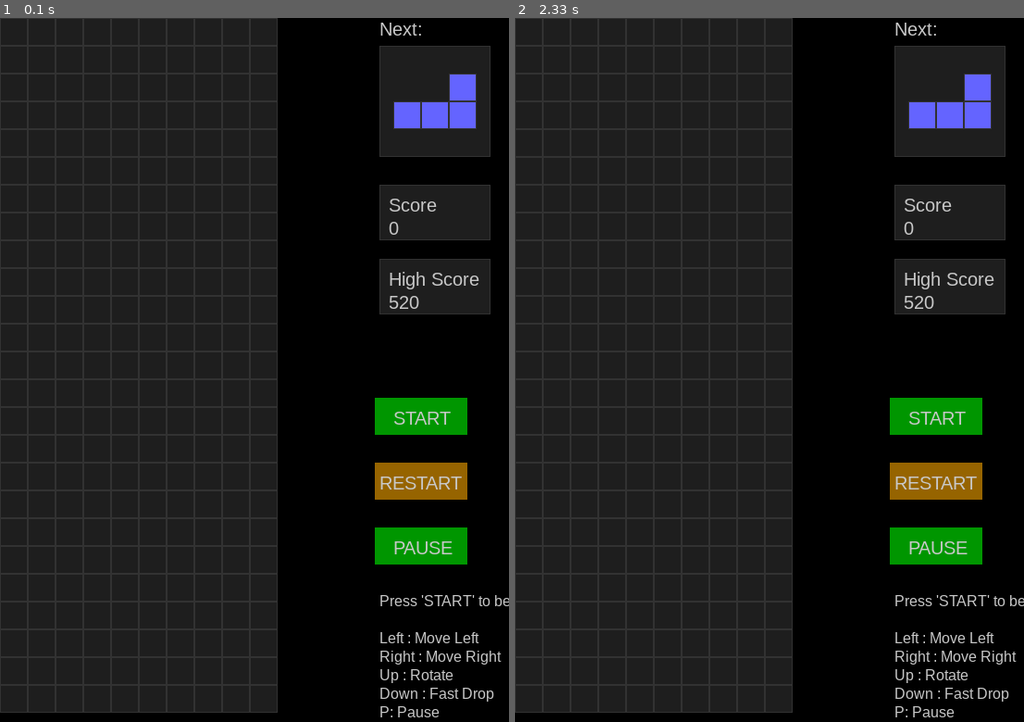
Above: before the commit, frames 1-2 (left to right).
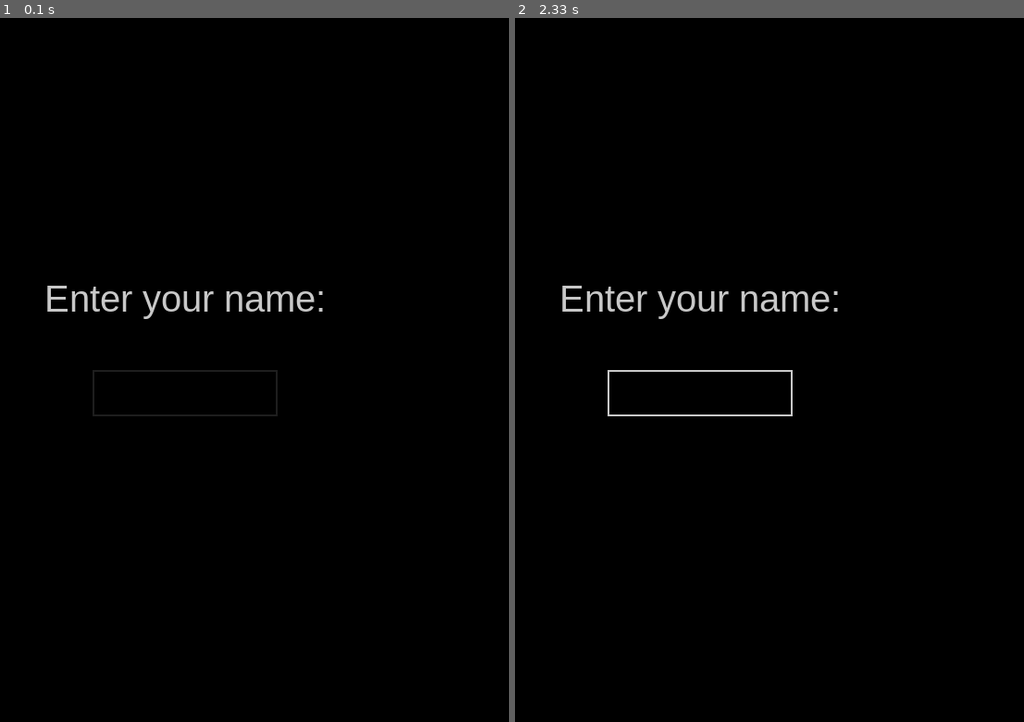
Above: after the commit, the same moments.

Repository: wangj6231/Tetris-by-Pygame
Game: pygame game, started from Tetris.py
Same seed, same stepped clock (60 frames per second), same inputs: the game is played once before the commit and once after it.
Inputs (mouse positions are in pixels of both pictures, inside the frame that each line leads up to):
- Up to frame 1 (0.1 s): no input
- Up to frame 2 (2.33 s): click (698, 391) at 0.38 s; hold Right 0.67-1.13 s; click (932, 348) at 1.27 s; click (698, 391) at 2.15 s

The runs differ from the first frame. In frame 1, 64% of the frame differs, in the area x 0-100%, y 0-100%; in frame 2, 64%.

Commit message:
加入初始頁面讓玩家輸入暱稱

Diff:
--- a/Tetris.py
+++ b/Tetris.py
@@ -49,7 +49,8 @@
         self.shape = [list(row) for row in zip(*self.shape[::-1])]
 
 class Tetris:
-    def __init__(self):
+    def __init__(self, player_name):
+        self.player_name = player_name
         self.grid = [[0] * ROWS for _ in range(COLUMNS)]
         self.current_brick = Brick()
         self.next_brick = Brick()
@@ -163,11 +164,12 @@
         self.start_button_rect = pygame.Rect(WIDTH + 5, HEIGHT // 2 + 30, 100, 40)
         self.restart_button_rect = pygame.Rect(WIDTH + 5, HEIGHT // 2 + 100, 100, 40)
         self.pause_button_rect = pygame.Rect(WIDTH + 5, HEIGHT // 2 + 170, 100, 40)
-        self.preview_pos = (WIDTH + 10, 30)
-        self.score_pos = (WIDTH + 10, 180)
-        self.high_score_pos = (WIDTH + 10, 260)
+        self.preview_pos = (WIDTH + 10, 80)
+        self.score_pos = (WIDTH + 10, 210)
+        self.high_score_pos = (WIDTH + 10, 290)
         self.hint_pos = (WIDTH + 10, HEIGHT // 2 + 240)
         self.controls_pos = (WIDTH + 10, HEIGHT // 2 + 280)
+        self.player_name_pos = (WIDTH + 10, 10)
 
     def draw_grid(self):
         pygame.draw.rect(self.screen, COLORS['border'],
@@ -198,6 +200,8 @@
         font = pygame.font.SysFont("Arial", 20)
         next_text = font.render("Next:", True, COLORS['text'])
         self.screen.blit(next_text, (self.preview_pos[0], self.preview_pos[1] - 30))
+
+        self.draw_player_name()
 
         preview_size = 4 * CELL_SIZE
         preview_rect = pygame.Rect(self.preview_pos[0], self.preview_pos[1],
@@ -263,6 +267,11 @@
         for i, line in enumerate(controls_text):
             text = font.render(line, True, COLORS['text'])
             self.screen.blit(text, (self.controls_pos[0], self.controls_pos[1] + i * 20))
+
+    def draw_player_name(self):
+        font = pygame.font.SysFont("Arial", 20)
+        name_text = font.render(f"Player: {self.game.player_name}", True, COLORS['text'])
+        self.screen.blit(name_text, (self.preview_pos[0], self.preview_pos[1] - 60))
 
     def render(self):
         self.screen.fill(COLORS['background'])
@@ -302,13 +311,55 @@
         self.draw_controls_box()
         pygame.display.flip()
 
+def draw_initial_screen(screen, input_box, player_name, active):
+    screen.fill(COLORS['background'])
+    font = pygame.font.SysFont("Arial", 40)
+    text_surface = font.render("Enter your name:", True, COLORS['text'])
+    screen.blit(text_surface, (WIDTH // 2 - text_surface.get_width() // 2, HEIGHT // 2 - 100))
+
+    color = COLORS['text'] if active else COLORS['grid']
+    pygame.draw.rect(screen, color, input_box, 2)
+    name_surface = font.render(player_name, True, (255, 255, 255))
+    screen.blit(name_surface, (input_box.x + 5, input_box.y + 5))
+
+    pygame.display.flip()
+
 def main():
     screen = pygame.display.set_mode((WIDTH + 150, HEIGHT))
     pygame.display.set_caption("Tetris")
     clock = pygame.time.Clock()
-    game = Tetris()
-    renderer = Renderer(screen, game)
-
+
+    input_box = pygame.Rect(WIDTH // 2 - 100, HEIGHT // 2, 200, 50)
+    player_name = ""
+    active = False
+
+    while True:
+        for event in pygame.event.get():
+            if event.type == pygame.QUIT:
+                pygame.quit()
+                return
+            elif event.type == pygame.MOUSEBUTTONDOWN:
+                if input_box.collidepoint(event.pos):
+                    active = not active
+                else:
+                    active = False
+            elif event.type == pygame.KEYDOWN:
+                if active:
+                    if event.key == pygame.K_RETURN:
+                        game = Tetris(player_name)
+                        renderer = Renderer(screen, game)
+                        game.running = True
+                        game_loop(screen, clock, game, renderer)
+                        return  # Exit the initial screen loop
+                    elif event.key == pygame.K_BACKSPACE:
+                        player_name = player_name[:-1]
+                    else:
+                        player_name += event.unicode
+
+        draw_initial_screen(screen, input_box, player_name, active)
+        clock.tick(30)
+
+def game_loop(screen, clock, game, renderer):
     normal_drop_time = 500
     fast_drop_time = 15
     drop_time = normal_drop_time
@@ -342,11 +393,11 @@
             elif event.type == pygame.MOUSEBUTTONDOWN:
                 mouse_pos = event.pos
                 if renderer.start_button_rect.collidepoint(mouse_pos) and not game.running:
-                    game = Tetris()
+                    game = Tetris(game.player_name)
                     renderer = Renderer(screen, game)
                     game.running = True
                 elif renderer.restart_button_rect.collidepoint(mouse_pos):
-                    game = Tetris()
+                    game = Tetris(game.player_name)
                     renderer = Renderer(screen, game)
                     game.running = True
                 elif renderer.pause_button_rect.collidepoint(mouse_pos) and game.running:
